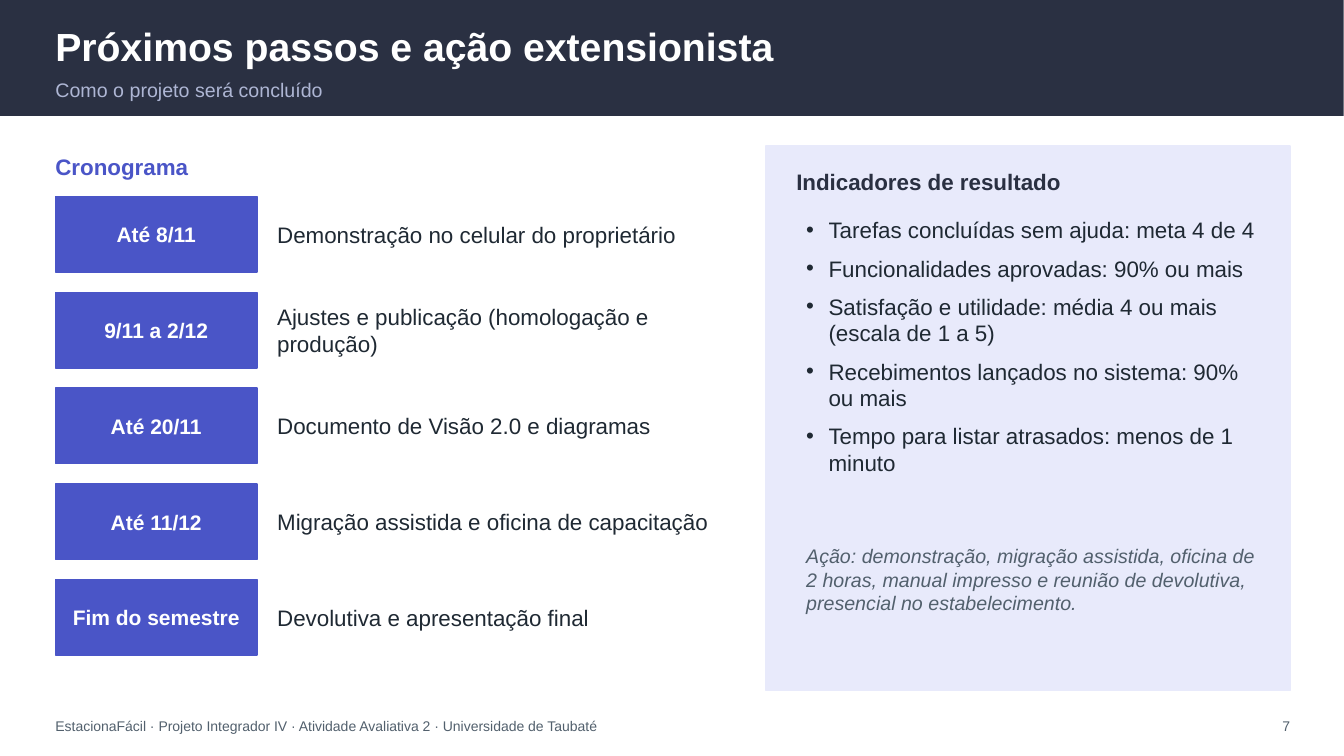
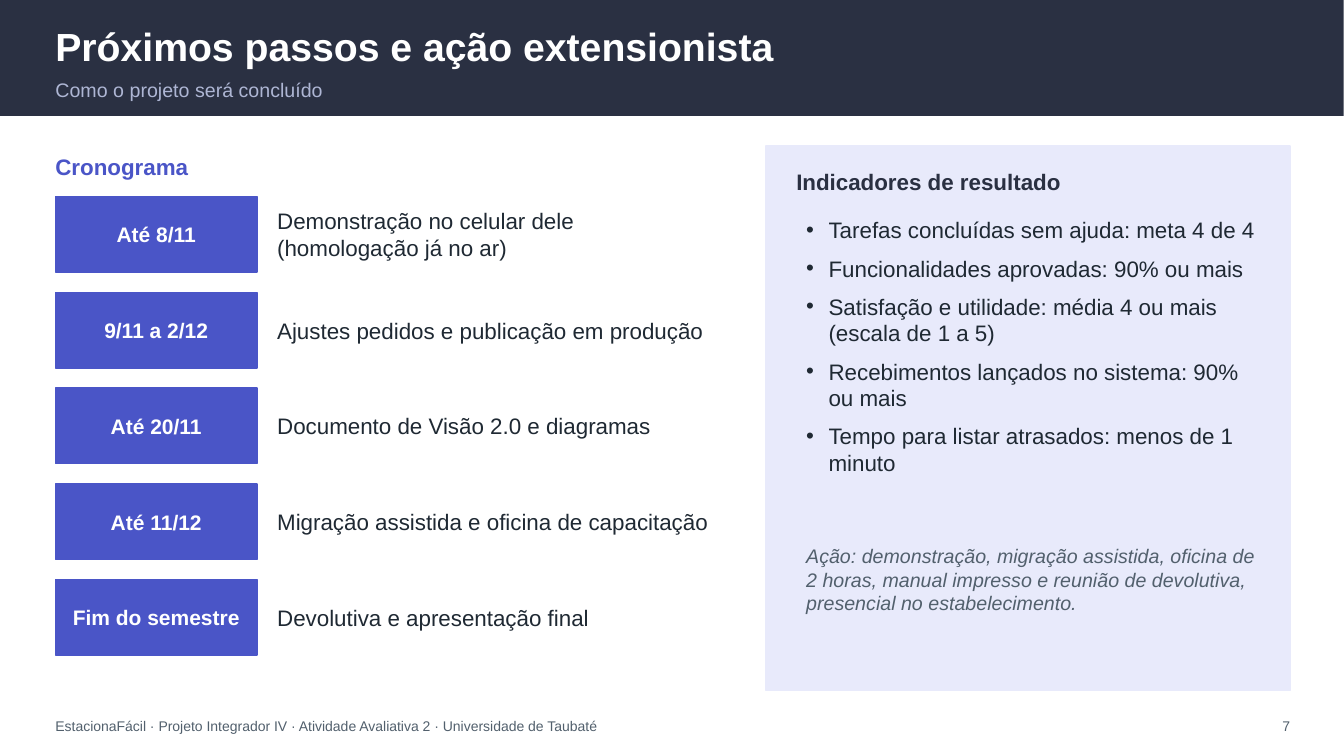
Before and after one commit to lotufo22/estaciona-facil, a slide deck: slide 7 of docs/atividade-2/EstacionaFacil-Apresentacao-Atividade-2.pptx. Drawn at 1344x756 pixels with LibreOffice and Linux fonts; fonts in the diff are those of the drawing. Boxes give left, top, right and bottom in pixels: in the first picture for what was removed or moved away, otherwise in the second. Text is boxed around its words. In the diff, an @@ line names an element or a change of style, - is before the commit and + after.

Commit message:
docs: relatório e slides da Atividade 2 atualizados (estorno, data, redesign e homologação) e capturas do manual com o novo visual

```diff
--- a/docs/atividade-2/EstacionaFacil-Apresentacao-Atividade-2.pptx
+++ b/docs/atividade-2/EstacionaFacil-Apresentacao-Atividade-2.pptx
@@ text at [277, 212, 574, 261]: text changed @@
-Demonstração no celular do proprietário
+Demonstração no celular dele (homologação já no ar)
@@ text at [277, 322, 703, 344]: text changed @@
-Ajustes e publicação (homologação e produção)
+Ajustes pedidos e publicação em produção
```
Also in this commit, not shown: 5 other slides changed, 17 other files.
